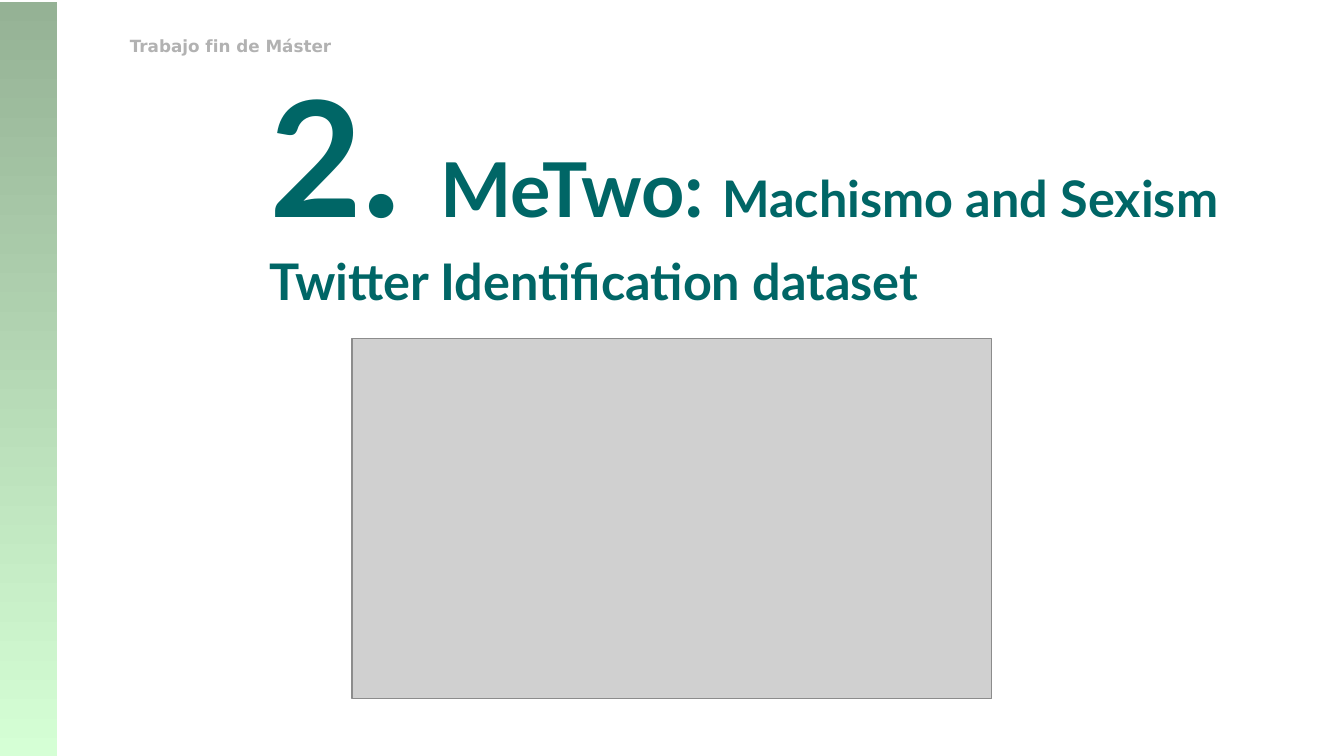
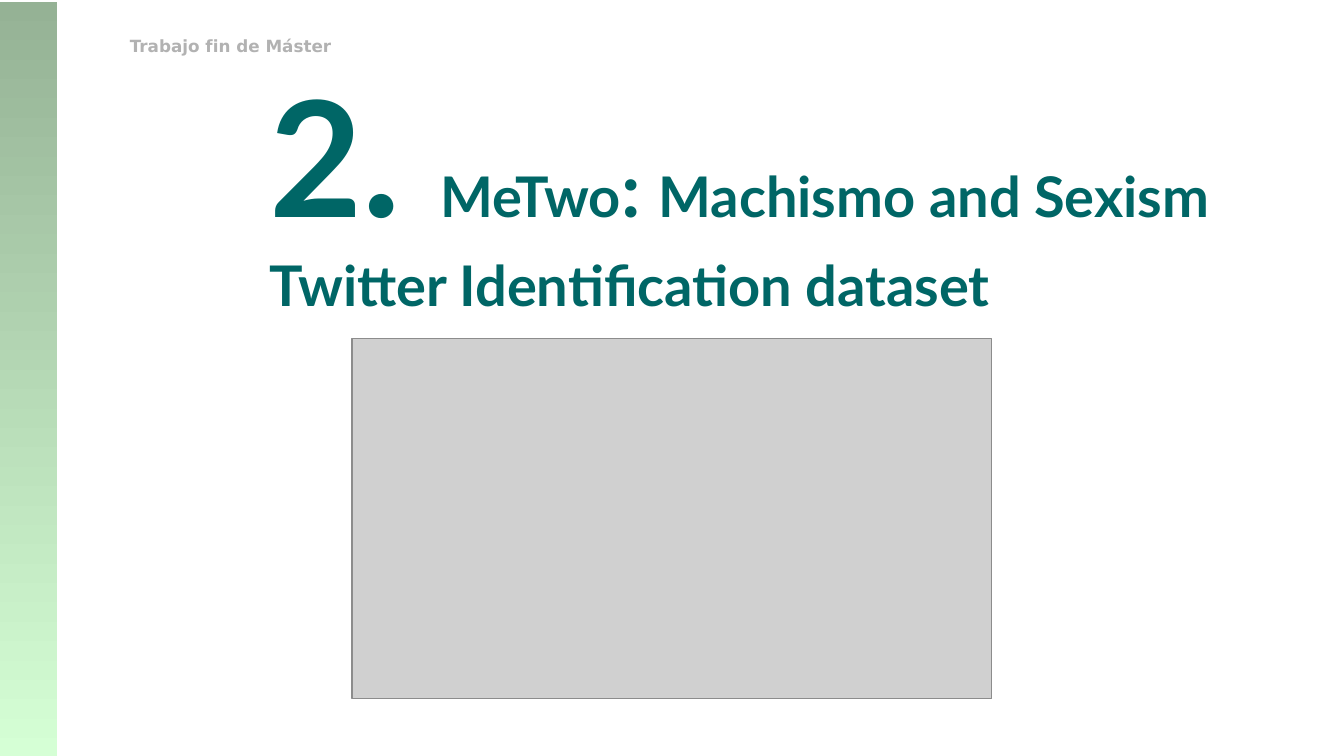
Before and after one commit to franciscorodriguez92/uned-tfm, a slide deck: slide 6 of TFM_Francisco_Rodriguez.pptx. Drawn at 1344x756 pixels with LibreOffice and Linux fonts; fonts in the diff are those of the drawing; grey boxes stand for pictures; background and template pictures are left out. Boxes give left, top, right and bottom in pixels: in the first picture for what was removed or moved away, otherwise in the second. Text is boxed around its words. In the diff, an @@ line names an element or a change of style, - is before the commit and + after.

```diff
--- a/TFM_Francisco_Rodriguez.pptx
+++ b/TFM_Francisco_Rodriguez.pptx
@@ text "2. MeTwo: Machismo and Sexism ..." at bbox=[269, 99, 1209, 307]: size 54 to 40 pt in "MeTwo:"; size 36 to 40 pt in "Machismo and Sexism Twitter Identification dataset" @@
```
Also in this commit, not shown: 4 other slides changed, 1 other file.
